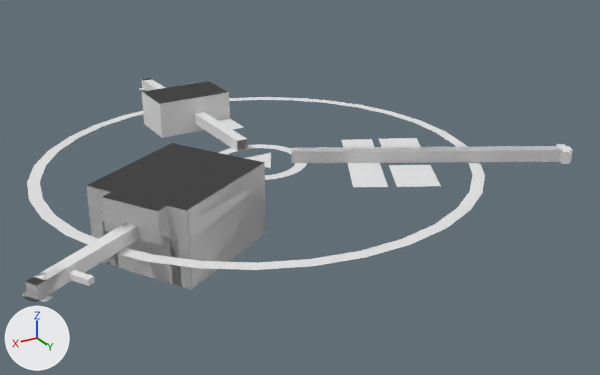
A saved change to the Blender file JoGJ/Assets/Models/BaseMap_01.blend.
Camera for both pictures: a camera (50 mm lens) standing at (316.0, 597.0, 265.0) and looking at (-38.0, 6.0, -31.0). Lighting does not change. The marker at lower left points along +X, +Y and +Z. Objects named as collision shapes, trigger or cutter boxes, shadow casters or lower levels of detail are left out.
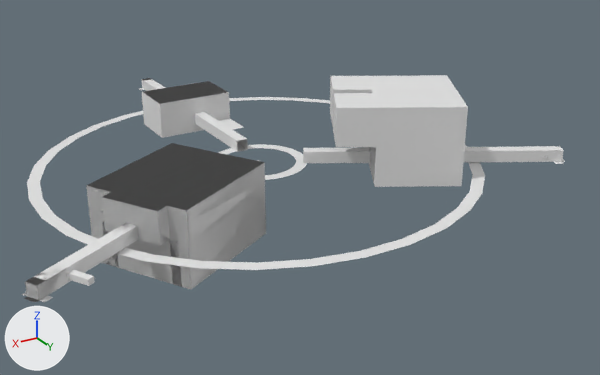
Patch to the scene script:
```diff
--- a/JoGJ/Assets/Models/BaseMap_01.blend.py
+++ b/JoGJ/Assets/Models/BaseMap_01.blend.py
@@ me_plane_023 @@
 # used by ob_plane_013; location = (-96.0, 95.0, 0.2); rotation_euler = (0.0, 0.0, -0.503), in degrees (0, 0, -29); scale = (17.9, 23.6, 15.3)
-me_plane_023.from_pydata(...)  # 4 vertices, 1 face; spans x -1.0..1.0, y -1.0..1.0, z 0.0
+me_plane_023.from_pydata(...)  # 162 vertices, 154 faces; spans x -1.3..1.0, y -5.15..4.49, z 0.18..4.65
+# me_plane_023 part 1: the whole mesh is rebuilt
@@ ob_plane_018 @@
-ob_plane_018 = bpy.data.objects.new('Plane.018', me_plane_033)
-ob_plane_018.location = (0.0, 0.0, 0.0)
-ob_plane_018.rotation_euler = (0.0, 0.0, -0.503)  # degrees (0, 0, -29)
-ob_plane_018.scale = (45.7, 65.1, 13.7)
@@ ob_plane_021 @@
-ob_plane_021 = bpy.data.objects.new('Plane.021', me_plane_032)
-ob_plane_021.location = (-97.2, 57.9, -21.5)
-ob_plane_021.rotation_euler = (0.0, 0.0, -0.503)  # degrees (0, 0, -29)
-ob_plane_021.scale = (45.7, 65.1, 13.7)
@@ ob_plane_013 @@
 ob_plane_013 = bpy.data.objects.new('Plane.013', me_plane_023)
-ob_plane_013.location = (-96.0, 95.0, 0.2)
-ob_plane_013.rotation_euler = (0.0, 0.0, -0.503)  # degrees (0, 0, -29)
-ob_plane_013.scale = (17.9, 23.6, 15.3)
+ob_plane_013.location = (-129.4, 65.7, -8.1)
+ob_plane_013.rotation_euler = (0.0, 0.0, -2.094)  # degrees (0, 0, -120)
+ob_plane_013.scale = (40.7, 23.6, 15.3)
@@ ob_plane_012 @@
-ob_plane_012 = bpy.data.objects.new('Plane.012', me_plane_022)
-ob_plane_012.location = (-128.0, 35.6, 0.2)
-ob_plane_012.rotation_euler = (0.0, 0.0, -0.503)  # degrees (0, 0, -29)
-ob_plane_012.scale = (17.9, 23.6, 15.3)
@@ ob_plane_011 @@
-ob_plane_011 = bpy.data.objects.new('Plane.011', me_plane_021)
-ob_plane_011.location = (-77.6, 47.2, 0.2)
-ob_plane_011.rotation_euler = (0.0, 0.0, -0.503)  # degrees (0, 0, -29)
-ob_plane_011.scale = (14.1, 56.5, 15.3)
@@ ob_plane_010 @@
-ob_plane_010 = bpy.data.objects.new('Plane.010', me_plane_020)
-ob_plane_010.location = (0.0, 0.0, 1.3)
-ob_plane_010.scale = (21.8, 21.8, 21.8)
@@ ob_cube_037 @@
+ob_cube_037 = bpy.data.objects.new('Cube.037', me_cube_008.copy())  # the mesh of ob_cube_002
+ob_cube_037.location = (-212.2, 128.3, 6.6)
+ob_cube_037.rotation_euler = (0.0, 0.0, -2.094)  # degrees (0, 0, -120)
+ob_cube_037.scale = (0.394, 2.13, 1.19)
@@ ob_cube_038 @@
+ob_cube_038 = bpy.data.objects.new('Cube.038', me_cube_007.copy())  # the mesh of ob_cube_001
+ob_cube_038.location = (-212.2, 128.3, 4.2)
+ob_cube_038.rotation_euler = (0.0, 0.0, -2.094)  # degrees (0, 0, -120)
+ob_cube_038.scale = (0.394, 2.13, 1.19)
```

What differs and where, as boxes (x1, y1, x2, y2) in the pictures (600 x 375 px):
'Plane.013', reshaped, moved, turned, rescaled
    before: (389, 165, 441, 187)
    after: (303, 75, 565, 187)
'Plane.021', deleted
    before: (291, 144, 573, 164)
'Plane.018', deleted
    before: (291, 146, 561, 163)
'Plane.011', deleted
    before: (342, 139, 388, 187)
'Plane.012', deleted
    before: (379, 138, 421, 147)
'Plane.010', deleted
    before: (246, 153, 271, 168)
'Cube.038', added
    after: (542, 156, 547, 160)
